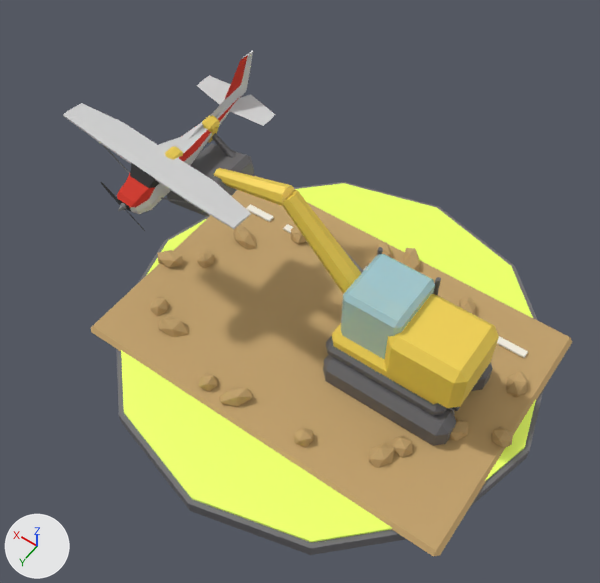
A saved change to the Blender file art/interactable-memes/demo.blend.
The view is the same before and after, from a 50 mm camera at (-4.93, 7.91, 13.43) aimed at (0.36, 0.5, 1.79). Every picture has the same lights, and +X, +Y and +Z are marked at lower left. The picture after the commit comes second.

The first picture shows 'ExcavatorBoom', 'ExcavatorBucket', 'ExcavatorCab', 'ExcavatorCounterweight', 'ExcavatorStick', 'ExcavatorTurntable', 'ExcavatorUndercarriage', 'Fuselage_Cube.003', 'Runway', 'Stage_Platform', 'Stage_Trim', 'Track_1' and 27 more.
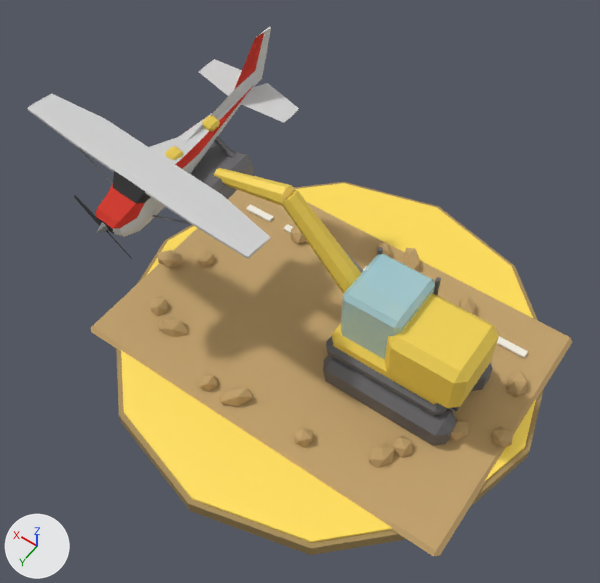
ob_planerig is not drawn itself; it is the parent of ob_fuselage_cube_003, ob_propeller.

Pixel boxes [x1, y1, x2, y2] of what changed, in the pictures (600 x 583 px):
'Stage_Trim', recoloured: [121, 183, 536, 542] in both
'Fuselage_Cube.003', moved, rescaled (28% wider, 30% taller): before [63, 51, 275, 229]; after [27, 27, 299, 259]
'Stage_Platform', recoloured: [116, 182, 543, 555] in both
'Propeller', moved, rescaled (31% wider, 30% taller): before [101, 182, 145, 231]; after [74, 195, 132, 259]

Edits to the bpy script that builds the scene:
```text
Change mat_platform:
    mat_platform.base_color: (0.165, 0.161, 0.173) -> (0.38, 0.259, 0.0941)  # grey #717073 -> brown #a68b56
Change mat_platform_trim:
    mat_platform_trim.base_color: (0.792, 1.0, 0.125) -> (0.914, 0.663, 0.0863)  # green #e6ff63 -> yellow #f5d553
Change ob_planerig:
    ob_planerig.location: (4.717, 0.807, 2.208) -> (4.736, 1.038, 2.096)
    ob_planerig.scale: (0.359, 0.359, 0.359) -> (0.461, 0.461, 0.461)
```
